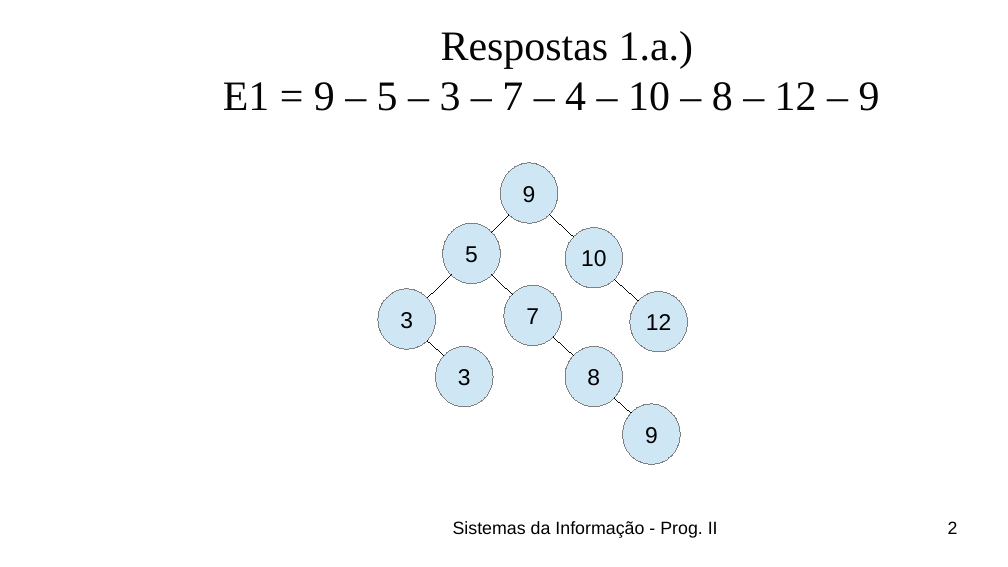
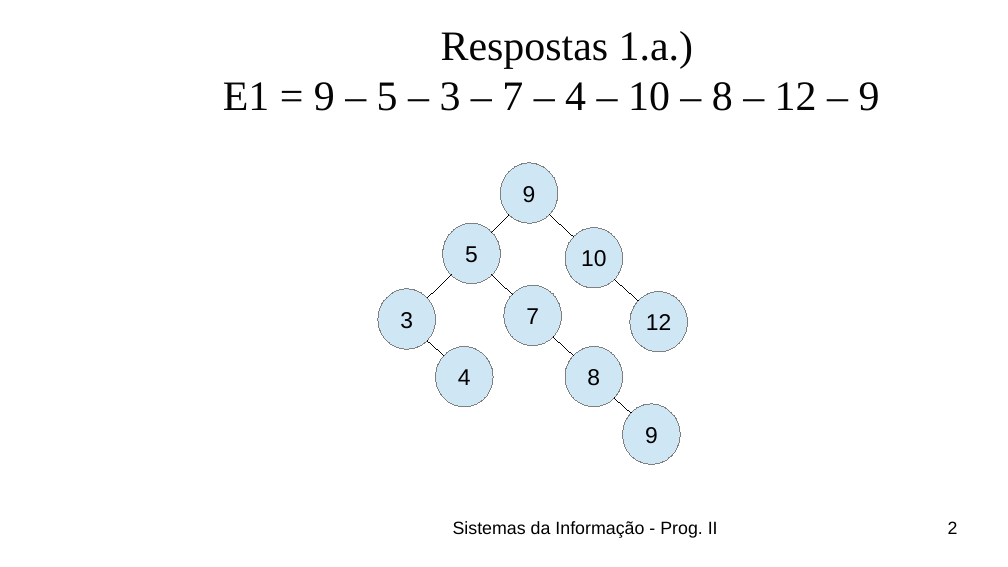
Before and after one commit to cecanho/PC2, a slide deck: slide 2 of Gismar/Exerc_Arvores/Exercicios_Arvores_1-2-3.odp. Drawn at 1008x567 pixels with LibreOffice and Linux fonts; fonts in the diff are those of the drawing; background and template pictures are left out. Boxes give left, top, right and bottom in pixels: in the first picture for what was removed or moved away, otherwise in the second. Text is boxed around its words. In the diff, an @@ line names an element or a change of style, - is before the commit and + after.

```diff
--- a/Gismar/Exerc_Arvores/Exercicios_Arvores_1-2-3.odp
+++ b/Gismar/Exerc_Arvores/Exercicios_Arvores_1-2-3.odp
@@ text in ellipse at [458,369,471,385]: text changed @@
-3
+4
```
Also in this commit, not shown: 1 other file.
